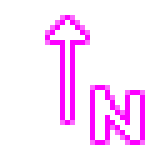
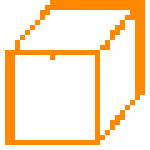
Layered file, before and after one edit (150×150). Changes by layer:
showed group "Grupo 1 copia 5" (11 layers) over 5, 0, 145, 145
hid group "Grupo 1 copia 6" (13 layers) over 5, 0, 145, 145
painted on "Capa 7 copia" over 35, 15, 85, 120
